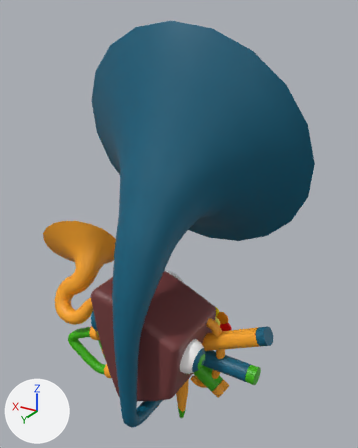
Renders of the FBX model Assets/Models/Instrumonsters/Bello/bello@staccato.fbx from each side of a commit.
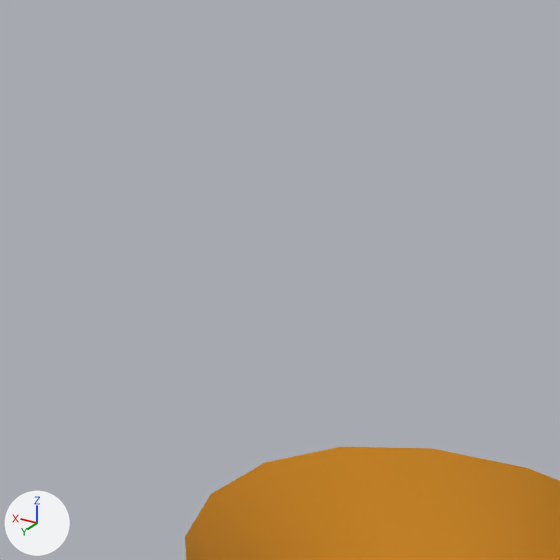
Old and new are each drawn whole from a 50 mm camera at (-0.0614, 0.0929, 0.1055) aimed at (-0.0023, -0.0057, 0.0563) and again close up on the part from 5% to 26% of the width and 36% to 53% of the height. Arrows for +X, +Y and +Z are at lower left; the lights stay in place. Where no turn or scale is listed for an object, it has been applied to the vertices.

Before the edit, the objects in view are built like this:
```python
me_mesh_008 = bpy.data.meshes.new('Mesh.008')
me_mesh_008.from_pydata(...)  # 1080 vertices, 1080 faces; spans x -0.0021..0.0226, y -0.0147..0.0045, z -0.0082..0.0198
me_mesh_008.materials.append(mat_orange)  # orange #ffa926
me_mesh_031 = bpy.data.meshes.new('Mesh.031')
me_mesh_031.from_pydata(...)  # 504 vertices, 520 faces; spans x -0.258..0.56, y -0.151..1.098, z -0.086..0.086
me_mesh_031.materials.append(mat_bleu2)  # cyan #00617e
ob_note_bien = bpy.data.objects.new('Note_Bien', me_mesh_031)
ob_note_bien.parent = ob_geo_stock
ob_note_bien.location = (1.961, 3.713, -0.311)
ob_note_bien.rotation_euler = (0.0, 0.0, 0.248)  # degrees (0, 0, 14)
ob_note_bien.scale = (0.0, 0.0, 0.0)
ob_pavillons = bpy.data.objects.new('PavillonS', me_mesh_008)
ob_pavillons.location = (0.01421, 0.00719, 0.0351)
```
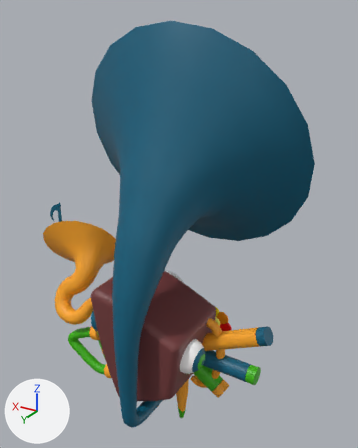
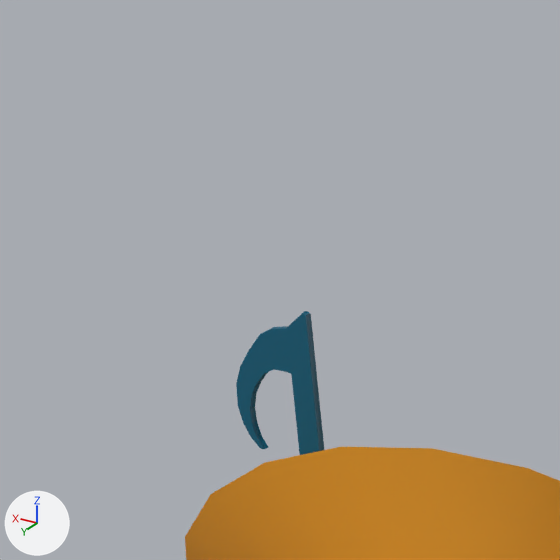
The edits, one by one:
me_mesh_031 has 504 vertices, 520 faces and spans x -0.258..0.56, y -0.151..1.098, z -0.086..0.086.
me_mesh_031 is used by ob_note_bien; parent ob_geo_stock; location (1.961, 3.713, -0.311); rotation (0.0, 0.0, 0.248), in degrees (0, 0, 14); scale (0.0, 0.0, 0.0).
me_mesh_031 part 1: the whole mesh is moved by (3.101, 4.611, 0.0).
In object 'Note_Bien' (ob_note_bien), parent is no longer ob_geo_stock.
Object 'Note_Bien' (ob_note_bien) moves from (1.961, 3.713, -0.311) to (0.0, 0.0, 0.0).
Object 'Note_Bien' (ob_note_bien) turns from (0, 0, 14) to (90, 0, 0) degrees about x, y and z.
Object 'Note_Bien' (ob_note_bien) is rescaled from (0.0, 0.0, 0.0) to (0.01, 0.01, 0.01).

Pixel boxes (x1, y1, x2, y2) of what changed, in the close-ups (560 x 560 px):
'Note_Bien', moved, turned, rescaled (not visible before)
    after: (236, 311, 324, 455)
